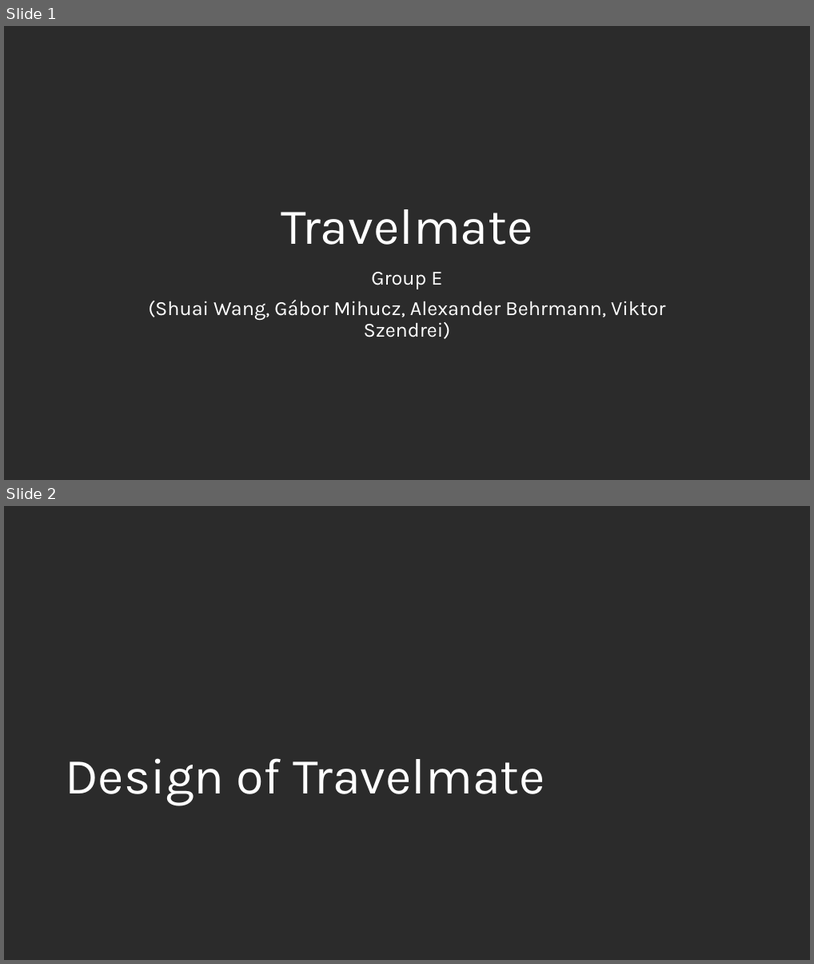
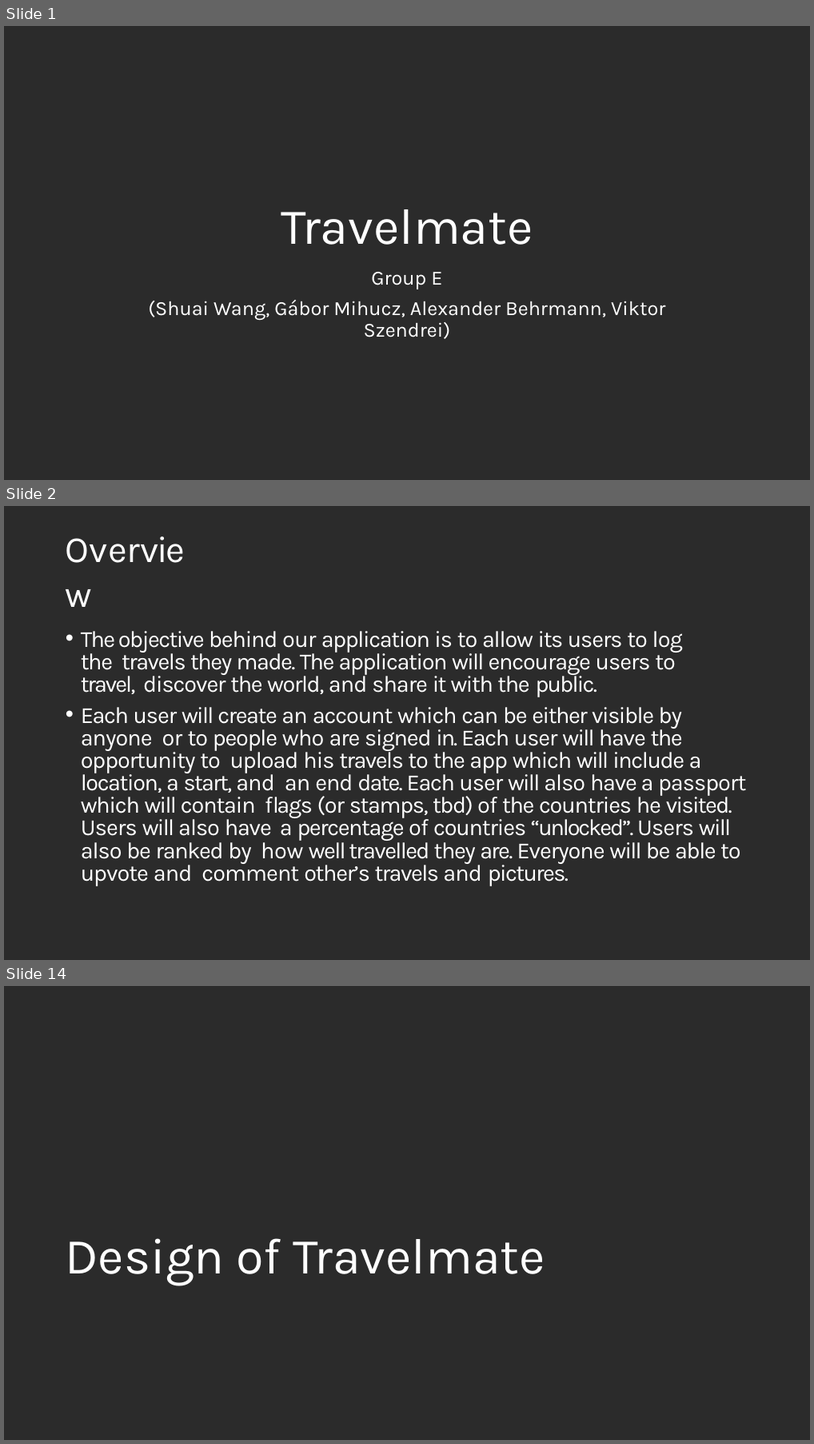
Before and after one commit to fmavb/travelmate, a slide deck: travelmate.pptx. Shown one above the other, each under a label of ours: slides 1 and 2 before the commit, slides 1, 2 and 14 after it; the slides between them are not shown. The pictures are 814x964 and 814x1444 pixels, drawn with LibreOffice and Linux fonts; fonts in the diff are those of the drawing; background and template pictures are left out; a plain dark background stands for a picture behind light text. Boxes give left, top, right and bottom in pixels: in the first picture for what was removed or moved away, otherwise in the second. Text is boxed around its words. In the diff, an @@ line names an element or a change of style, - is before the commit and + after.

Commit message:
updated ppt presentation

```diff
--- a/travelmate.pptx
+++ b/travelmate.pptx
@@ slide 2 added at bbox=[4, 506, 810, 960], background picture (left out) @@
@@ title added at bbox=[65, 547, 207, 593], 44 pt, text #FFFFFF @@
+Overview
@@ text added at bbox=[81, 631, 746, 886], 27.5 pt, text #FFFFFF @@
+• The objective behind our application is to allow its users to log the travels they made. The application will encourage users to travel, discover the world, and share it with the public.
+• Each user will create an account which can be either visible by anyone or to people who are signed in. Each user will have the opportunity to upload his travels to the app which will include a location, a start, and an end date. Each user will also have a passport which will contain flags (or stamps, tbd) of the countries he visited. Users will also have a percentage of countries “unlocked”. Users will also be ranked by how well travelled they are. Everyone will be able to upvote and comment other’s travels and pictures.
@@ what was slide 2 is now slide 14 @@
```
Also in this commit, not shown: 12 other slides added, 1 slide removed.
